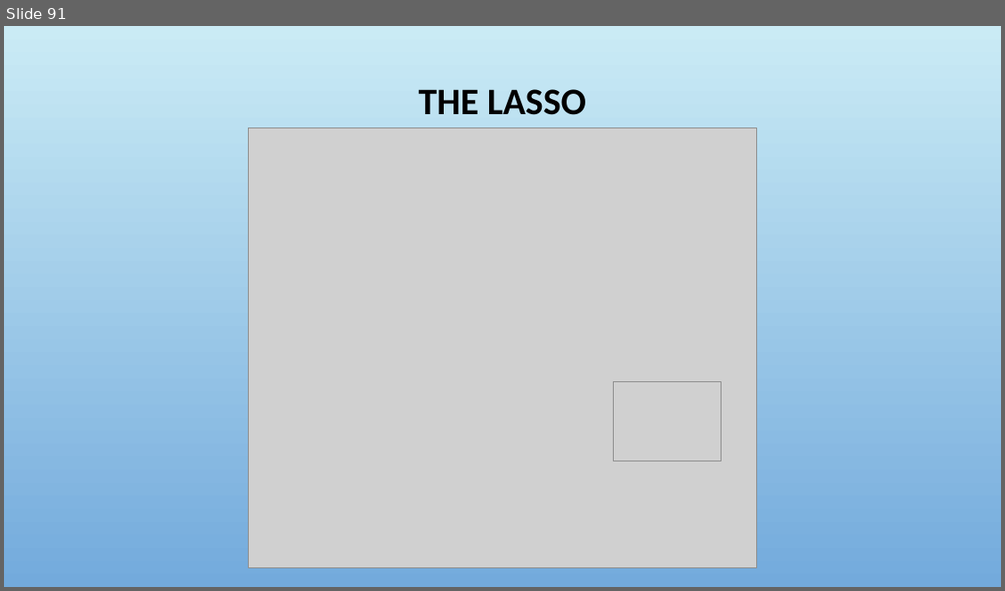
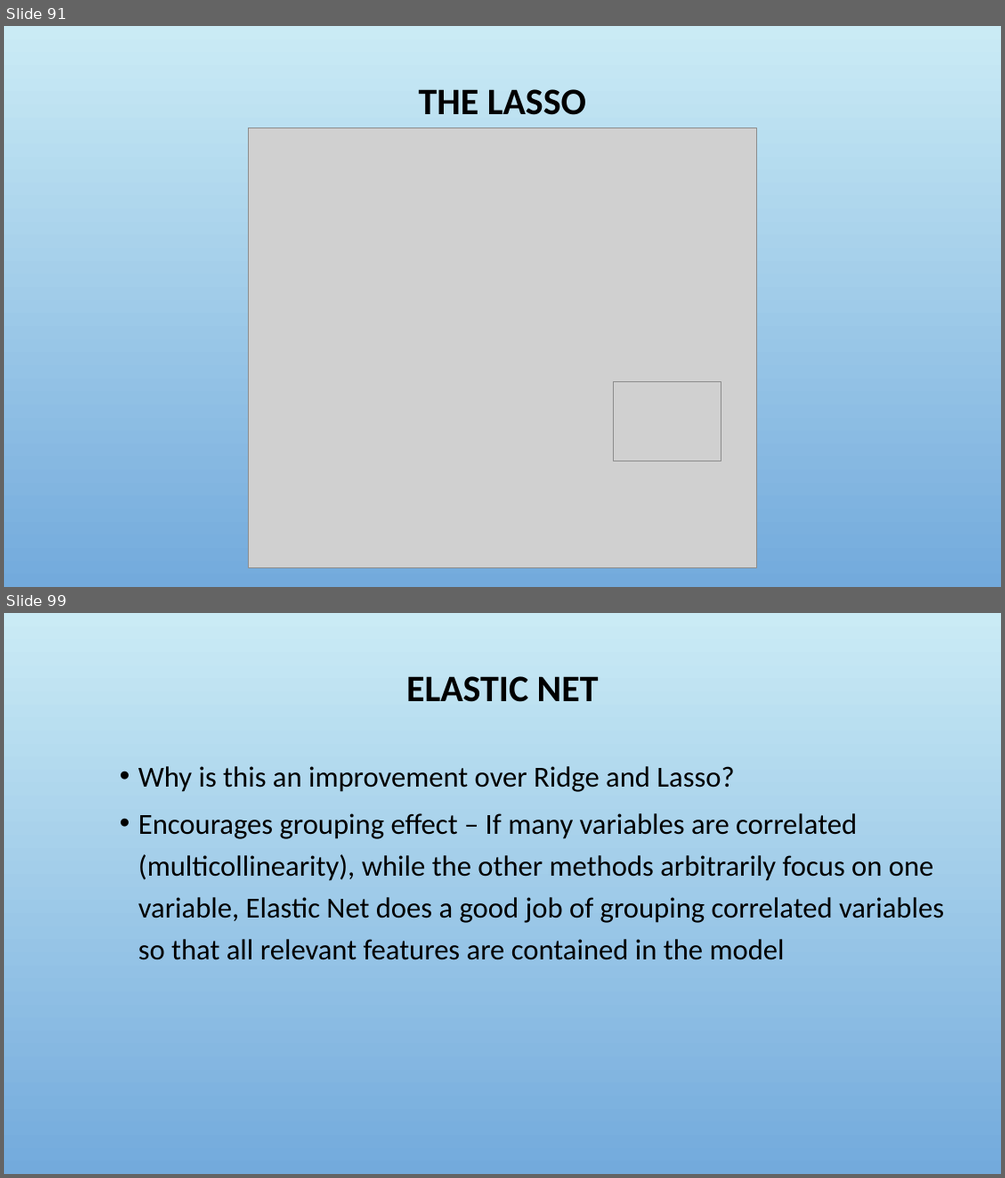
Before and after one commit to fredhutchio/intro-machine-learning, a slide deck: 3. Regression.pptx. Shown one above the other, each under a label of ours: slide 91 before the commit, slides 91 and 99 after it; the slides between them are not shown. The pictures are 1005x591 and 1005x1178 pixels, drawn with LibreOffice and Linux fonts; fonts in the diff are those of the drawing; grey boxes stand for pictures; background and template pictures are left out. Boxes give left, top, right and bottom in pixels: in the first picture for what was removed or moved away, otherwise in the second. Text is boxed around its words. In the diff, an @@ line names an element or a change of style, - is before the commit and + after.

```diff
--- a/3. Regression.pptx
+++ b/3. Regression.pptx
@@ slide 99 added at (x1=4, y1=613, x2=1001, y2=1174), background picture (left out) @@
@@ title added at (x1=406, y1=676, x2=599, y2=702), 36 pt, text #000000, bold @@
+ELASTIC NET
@@ text added at (x1=138, y1=766, x2=944, y2=960), 28 pt, text #000000 @@
+    • Why is this an improvement over Ridge and Lasso?
+    • Encourages grouping effect – If many variables are correlated (multicollinearity), while the other methods arbitrarily focus on one variable, Elastic Net does a good job of grouping correlated variables so that all relevant features are contained in the model
```
Also in this commit, not shown: 1 slide changed, 30 other slides added.
